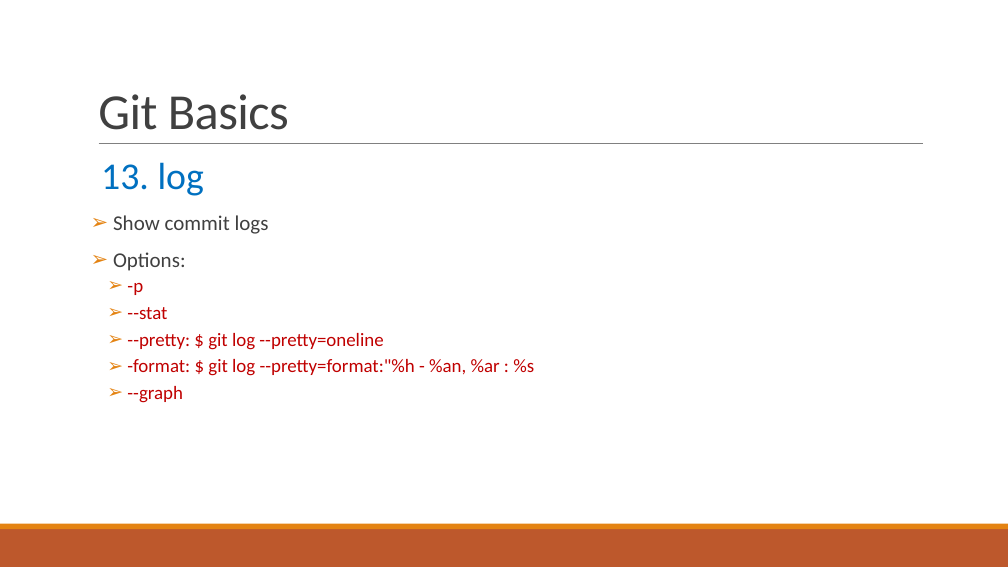
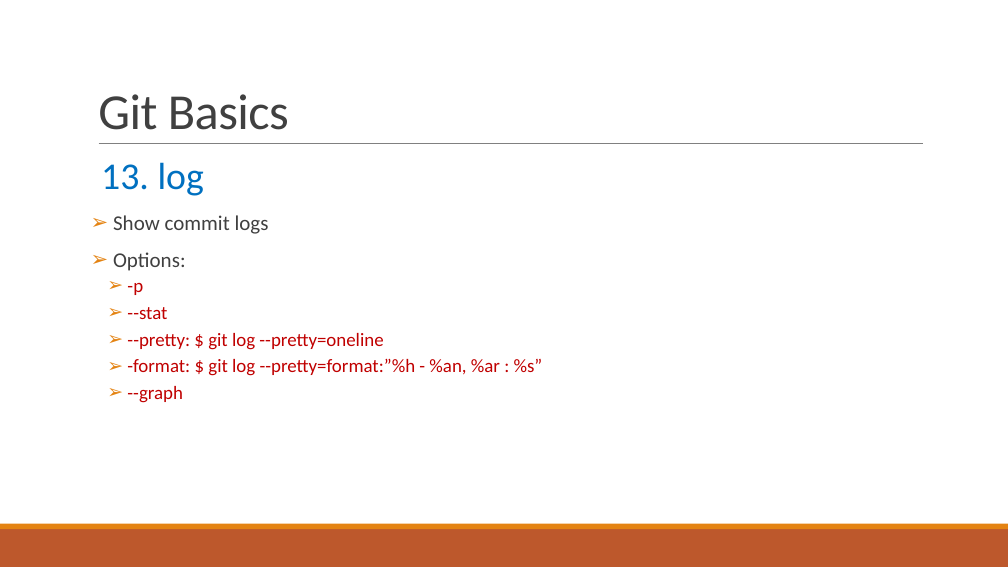
Before and after one commit to huyendinhkhanh/tim_hieu, a slide deck: slide 15 of Git.pptx. Drawn at 1008x567 pixels with LibreOffice and Linux fonts; fonts in the diff are those of the drawing. Boxes give left, top, right and bottom in pixels: in the first picture for what was removed or moved away, otherwise in the second. Text is boxed around its words. In the diff, an @@ line names an element or a change of style, - is before the commit and + after.

```diff
--- a/Git.pptx
+++ b/Git.pptx
@@ text at (127,359,543,376): text changed @@
-  ➢ -format: $ git log --pretty=format:"%h - %an, %ar : %s
+  ➢ -format: $ git log --pretty=format:”%h - %an, %ar : %s”
```
Also in this commit, not shown: 3 other slides changed.
